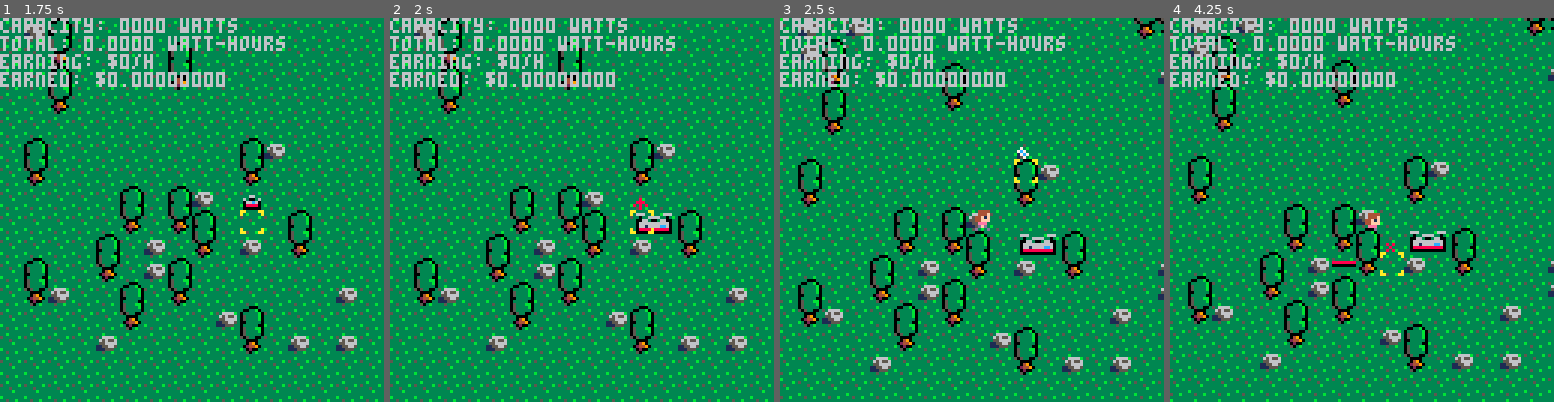
Above: before the commit, frames 1-4 (left to right).
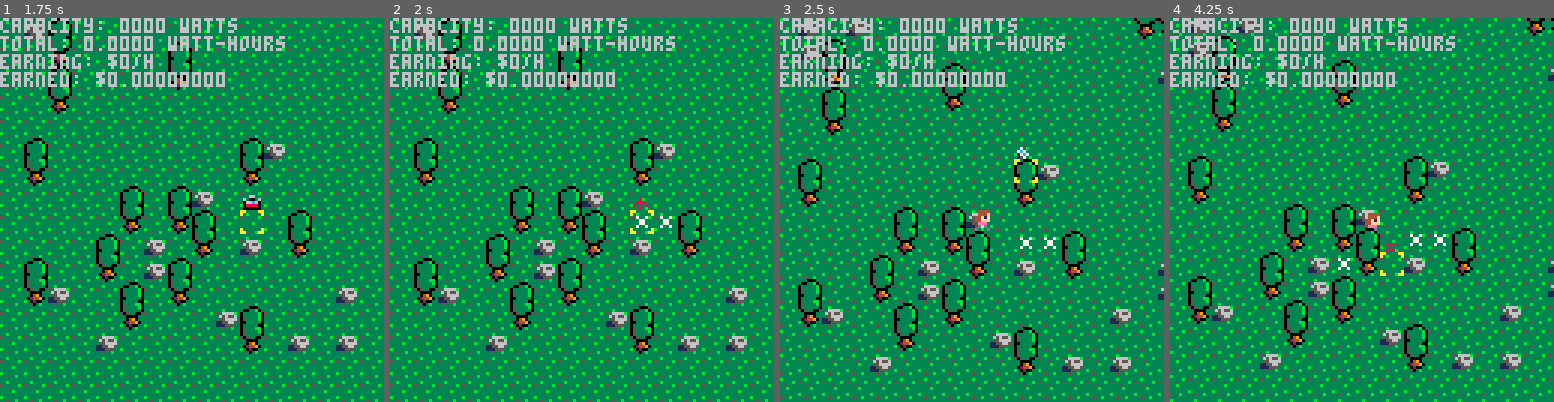
Above: after the commit, the same moments.

Repository: sargon2/pico8
Game: PICO-8 cartridge mine/solar_sally/solar_sally.p8
Two runs of this game, one before a commit and one after it. Both use one fixed random seed, a clock stepped at 60 frames per second and the inputs below.
Inputs:
- Up to frame 1 (1.75 s): tap X (X key) at 0.33, 1.07 s; tap O (Z key) at 0.7, 1.7 s; hold Right from 1.6 s (still down)
- Up to frame 2 (2 s): keep holding Right; tap X (X key) at 1.85 s
- Up to frame 3 (2.5 s): release Right at 2.1 s; tap O (Z key) at 2.1 s; hold Up 2.15-2.42 s; hold Right from 2.47 s (still down)
- Up to frame 4 (4.25 s): tap O (Z key) every 0.4 s from 2.5 to 4.1 s; tap X (X key) at 2.97, 4.08 s; release Right at 3.03 s; hold Left 3.08-3.58 s; hold Down 3.63-3.97 s; hold Right from 4.02 s (still down)

Frame 1 is identical in both runs. In frame 2, 0.4% of the frame differs, in the area x 64-74%, y 50-57%; in frame 3, 0.5%; in frame 4, 0.6%, in the area x 42-72%, y 55-66%.

Commit message:
Rework Drawable into faster, simpler, more correct Renderer

Diff:
--- a/mine/solar_sally/indexes/Sprites.lua
+++ b/mine/solar_sally/components/Sprites.lua
@@ -1,4 +1,9 @@
 Sprites = {
+    sprites = {}, -- sprites[ent_id] = spritenum
+    yoffsets = {}, -- yoffsets[ent_id] = yoffset
+}
+
+Sprite_ids = {
     solar_panel = 17,
     transformer_left = 18,
     transformer_right = 19,
@@ -23,8 +28,29 @@
     tree_bottom = 37,
 }
 
+function Sprites.add(ent_id, sprite, yoffset)
+    Sprites.sprites[ent_id] = Sprite_ids[sprite]
+    if yoffset then
+        Sprites.yoffsets[ent_id] = yoffset
+    end
+end
+
+function Sprites.draw(x, y)
+    local ent_id = Locations.entity_at(x, y)
+
+    if(not ent_id) return
+
+    local sprite = Sprites.sprites[ent_id]
+
+    if(not sprite) return
+
+    local yoffset = Sprites.yoffsets[ent_id] or 0
+
+    Sprites.draw_spr(sprite, x, y + yoffset)
+end
+
 function Sprites.draw_spr(s,x,y)
-    s = Sprites[s]
+    -- s = Sprites[s]
     local changed_transparency = false
     if fget(s, 0) then
         -- flag 0 means "use purple as transparent"
--- /dev/null
+++ b/mine/solar_sally/components/TileDrawFns.lua
@@ -0,0 +1,16 @@
+TileDrawFns = {
+    fns = {}, -- fns[ent_id] = fn
+}
+
+function TileDrawFns.add(ent_id, fn)
+    TileDrawFns.fns[ent_id] = fn
+end
+
+function TileDrawFns.draw(x, y)
+    local ent_id = Locations.entity_at(x, y)
+
+    if(not ent_id) return
+    if(not TileDrawFns.fns[ent_id]) return
+
+    TileDrawFns.fns[ent_id](x, y)
+end
--- a/mine/solar_sally/entities/Character.lua
+++ b/mine/solar_sally/entities/Character.lua
@@ -12,7 +12,6 @@
 
 function Character.init()
     Character.ent_id = Entities.create_entity()
-    Drawable.add_aggregate_draw_fn(ZValues["Character"], Character.ent_id, Character.drawChar)
 end
 
 function Character.get_name()
--- a/mine/solar_sally/entities/GridWire.lua
+++ b/mine/solar_sally/entities/GridWire.lua
@@ -10,7 +10,7 @@
             pluggable = true,
         }
     )
-    Drawable.add_tile_sprite(ZValues["GridWire"], GridWire.ent_id, "grid_wire")
+    Sprites.add(GridWire.ent_id, "grid_wire")
 
     for i=-100,100 do
         Locations.place_entity(GridWire.ent_id, i, 10)
--- a/mine/solar_sally/entities/Panels.lua
+++ b/mine/solar_sally/entities/Panels.lua
@@ -17,7 +17,7 @@
             pluggable = true,
         }
     )
-    Drawable.add_tile_draw_fn(ZValues["Panels"], Panels.ent_id, Panels.draw_panel)
+    TileDrawFns.add(Panels.ent_id, Panels.draw_panel)
 end
 
 function Panels._panel_at(x, y)
--- a/mine/solar_sally/entities/Rocks.lua
+++ b/mine/solar_sally/entities/Rocks.lua
@@ -5,7 +5,8 @@
 function Rocks.init()
     Rocks.ent_id = Entities.create_entity()
     Attributes.set_attr(Rocks.ent_id, "WalkingObstruction", true)
-    Drawable.add_tile_sprite(ZValues["Rocks"], Rocks.ent_id, "rock")
+    Sprites.add(Rocks.ent_id, "rock")
+
     for i=1,500 do
         local x = flr(rnd(100))-50
         local y = flr(rnd(100))-50
--- a/mine/solar_sally/entities/Transformers.lua
+++ b/mine/solar_sally/entities/Transformers.lua
@@ -30,7 +30,7 @@
         }
     )
 
-    Drawable.add_tile_draw_fn(ZValues["Transformers"], Transformers.ent_left, Transformers.draw_at)
+    TileDrawFns.add(Transformers.ent_left, Transformers.draw_at)
 
     Placement.set_placement_fn(Transformers.ent_left, Transformers.place)
 
--- a/mine/solar_sally/entities/Trees.lua
+++ b/mine/solar_sally/entities/Trees.lua
@@ -7,8 +7,7 @@
 
     Attributes.set_attr(Trees.ent_id, "WalkingObstruction", true)
 
-    Drawable.add_tile_draw_fn(ZValues["TreeBottoms"], Trees.ent_id, Trees.draw_tree)
-    Drawable.add_tile_draw_fn(ZValues["TreeTops"], Trees.ent_id, Trees.draw_tree_top)
+    TileDrawFns.add(Trees.ent_id, Trees.draw_tree)
 
     for i=1,500 do
         local x = flr(rnd(100))-50
@@ -18,9 +17,6 @@
 end
 
 function Trees.draw_tree(x, y)
-    Sprites.draw_spr("tree_bottom", x, y)
+    Sprites.draw_spr(Sprite_ids["tree_bottom"], x, y)
+    Sprites.draw_spr(Sprite_ids["tree_top"], x, y-1)
 end
-
-function Trees.draw_tree_top(x, y)
-    Sprites.draw_spr("tree_top", x, y-1)
-end
--- a/mine/solar_sally/entities/Wire.lua
+++ b/mine/solar_sally/entities/Wire.lua
@@ -12,7 +12,7 @@
             pluggable = true,
         }
     )
-    Drawable.add_tile_draw_fn(ZValues["Wire"], Wire.ent_id, Wire.draw_wire_tile)
+    TileDrawFns.add(Wire.ent_id, Wire.draw_wire_tile)
 end
 
 function Wire.is_pluggable(x, y)
--- a/mine/solar_sally/indexes/ZValues.lua
+++ /dev/null
@@ -1,21 +0,0 @@
-ZValues = {
-    -- We can't use ent ids here because:
-    -- - We can't init this class before the others since their ent ids aren't set yet
-    -- - We can't init the other classes before this one because their inits depend on z value
-    Map = 1,
-    Panels = 2,
-    Rocks = 2,
-    Transformers = 2,
-    Wire = 2,
-    GridWire = 2,
-    TreeBottoms = 2,
-    Character = 3,
-    TreeTops = 4,
-    Placement = 5,
-    PanelCalculator = 6,
-}
-
-function ZValues.get_max()
-    -- TODO actually calculate it
-    return 6
-end
--- a/mine/solar_sally/solar_sally.lua
+++ b/mine/solar_sally/solar_sally.lua
@@ -12,7 +12,7 @@
 solar_sally = {
     -- The order here is important (think dep injection dependency graph)
     -- Includes entities as well as systems; anything that needs to be init'd
-    systems = {Drawable, Rocks, Trees, Panels, Wire, GridWire, Transformers, Placement, Character, Map, FrameTimer, PanelCalculator}
+    systems = {Renderer, Rocks, Trees, Panels, Wire, GridWire, Transformers, Placement, Character, Map, FrameTimer, PanelCalculator}
 }
 
 function _init()
@@ -32,7 +32,7 @@
 
     if(Settings.debug_timing) printh("Drawing; start "..tostr(PerfTimer.get_and_advance()))
     for system in all(solar_sally.systems) do
-        if system.draw then
+        if system.draw then -- TODO some name collision with draw() on various things
             system.draw()
             if(Settings.debug_timing) printh(system.get_name()..".draw(): "..tostr(PerfTimer.get_and_advance()))
         end
--- a/mine/solar_sally/solar_sally.p8
+++ b/mine/solar_sally/solar_sally.p8
@@ -6,15 +6,15 @@
 #include ../vector_utils.lua
 #include types/BooleanGrid.lua
 #include indexes/Settings.lua
-#include indexes/Sprites.lua
-#include indexes/ZValues.lua
+#include components/Sprites.lua
+#include components/TileDrawFns.lua
 #include components/Entities.lua
 #include components/Locations.lua
 #include components/Attributes.lua
 #include systems/PerfTimer.lua
 #include systems/FrameTimer.lua
 #include systems/Placement.lua
-#include systems/Drawable.lua
+#include systems/Renderer.lua
 #include systems/Map.lua
 #include systems/PanelCalculator.lua
 #include systems/Circuits.lua
--- a/mine/solar_sally/systems/Drawable.lua
+++ /dev/null
@@ -1,56 +0,0 @@
-Drawable = {
-    draw_fns = {}, -- draw_fns[z][ent_id] = fn
-    aggregate_draw_fns = {}, -- aggregate_draw_fns[z][ent_id] = fn
-}
-
-function Drawable.init()
-    -- make sure we have enough room in our z arrays
-    for i=1,ZValues.get_max() do
-        Drawable.draw_fns[i] = {}
-        Drawable.aggregate_draw_fns[i] = {}
-    end
-end
-
-function Drawable.get_name()
-    return "Drawable"
-end
-
-function Drawable.add_aggregate_draw_fn(z, ent_id, aggregate_draw_fn)
-    Drawable.aggregate_draw_fns[z][ent_id] = aggregate_draw_fn
-end
-
-function Drawable.add_tile_draw_fn(z, entity_id, tile_draw_fn)
-    Drawable.draw_fns[z][entity_id] = tile_draw_fn
-end
-
-function Drawable.add_tile_sprite(z, entity_id, sprite)
-    Drawable.add_tile_draw_fn(z, entity_id, function (x, y) Sprites.draw_spr(sprite, x, y) end)
-end
-
-function Drawable.draw()
-    Drawable.draw_all(Character.x, Character.y)
-end
-
-function Drawable.draw_all(char_x, char_y)
-    for z=1,ZValues.get_max() do
-        -- Location-based draw fns
-        for ent_id, fn in pairs(Drawable.draw_fns[z]) do
-            Drawable.draw_entity(ent_id, fn, char_x, char_y)
-        end
-
-        -- Aggregate draw fns
-        for ent_id, fn in pairs(Drawable.aggregate_draw_fns[z]) do
-            fn(char_x, char_y)
-        end
-    end
-end
-
-function Drawable.draw_entity(ent_id, draw_fn, char_x, char_y)
-    local locations = Locations.getVisibleLocationsOfEntity(ent_id, char_x, char_y) -- TODO this is the slowest call in the game
-
-    for t in locations do
-        local x = t[1]
-        local y = t[2]
-        draw_fn(x, y)
-    end
-end
--- a/mine/solar_sally/systems/Map.lua
+++ b/mine/solar_sally/systems/Map.lua
@@ -4,7 +4,6 @@
 
 function Map.init()
     Map.ent_id = Entities.create_entity()
-    Drawable.add_aggregate_draw_fn(ZValues["Map"], Map.ent_id, Map.drawMap)
 end
 
 function Map.get_name()
--- a/mine/solar_sally/systems/Placement.lua
+++ b/mine/solar_sally/systems/Placement.lua
@@ -21,7 +21,6 @@
     -- Add placeable entities in the same order they'll show up to the user
     Placement.placeable_entities = {Panels.ent_id, Wire.ent_id, Transformers.ent_left}
     Placement.place_ent_id = Placement.placeable_entities[Placement.placeable_index]
-    Drawable.add_aggregate_draw_fn(ZValues["Placement"], Placement.ent_id, Placement.draw_selection)
 end
 
 function Placement.get_name()
@@ -46,8 +45,8 @@
 end
 
 function Placement.draw_selection()
-    Sprites.draw_spr("selection_box",Placement.sel_x,Placement.sel_y)
-    Sprites.draw_spr(Placement.sel_sprite,Placement.sel_x,Placement.sel_y-1)
+    Sprites.draw_spr(Sprite_ids["selection_box"],Placement.sel_x,Placement.sel_y)
+    Sprites.draw_spr(Sprite_ids[Placement.sel_sprite],Placement.sel_x,Placement.sel_y-1)
 end
 
 function Placement.rotate_place_ent_id()
--- /dev/null
+++ b/mine/solar_sally/systems/Renderer.lua
@@ -0,0 +1,25 @@
+Renderer = {}
+
+function Renderer.draw()
+    local xmin = flr(Character.x - 10)
+    local xmax = flr(Character.x + 8)
+    local ymin = flr(Character.y - 9)
+    local ymax = flr(Character.y + 9)
+
+    -- TODO should we make this some kind of generic mechanism so we don't hardcode Map and Placement? Like an ordered list of aggregate drawing functions.
+    -- In fact, they could be called by the main system draw() loop.
+
+    Map.drawMap()
+
+    for y = ymin, ymax do
+        for x = xmin, xmax do
+            Sprites.draw(x,y,2)
+            TileDrawFns.draw(x,y,2)
+        end
+        if y == flr(Character.y) then
+            Character.drawChar()
+        end
+    end
+
+    Placement.draw_selection()
+end
